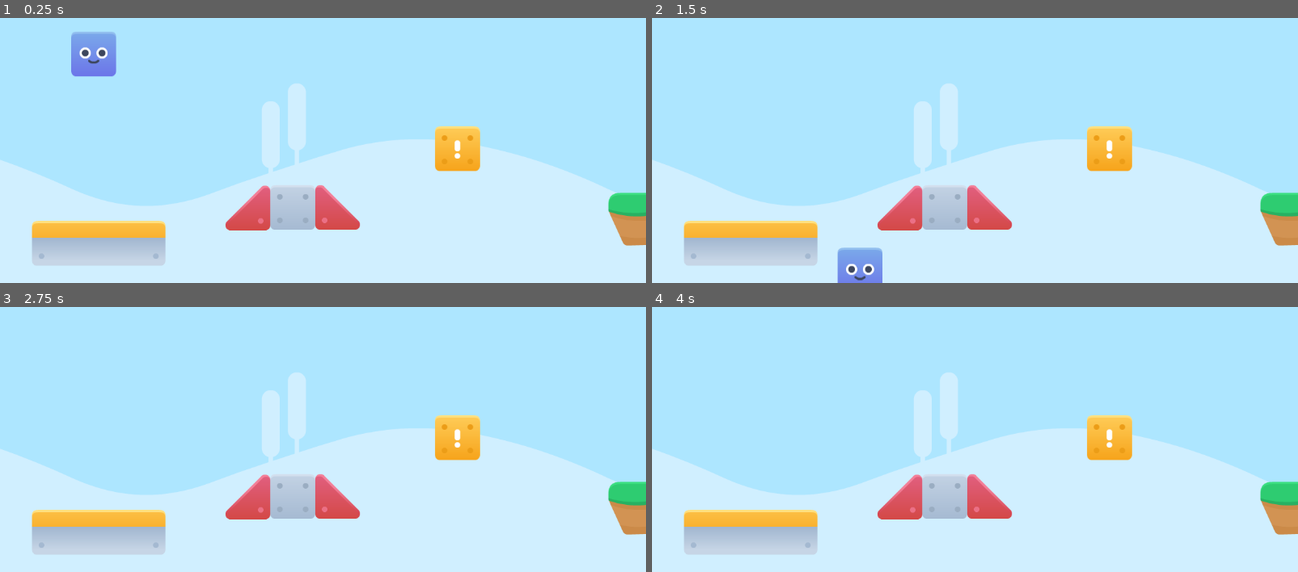
Above: before the commit, frames 1-4 (two rows, left to right).
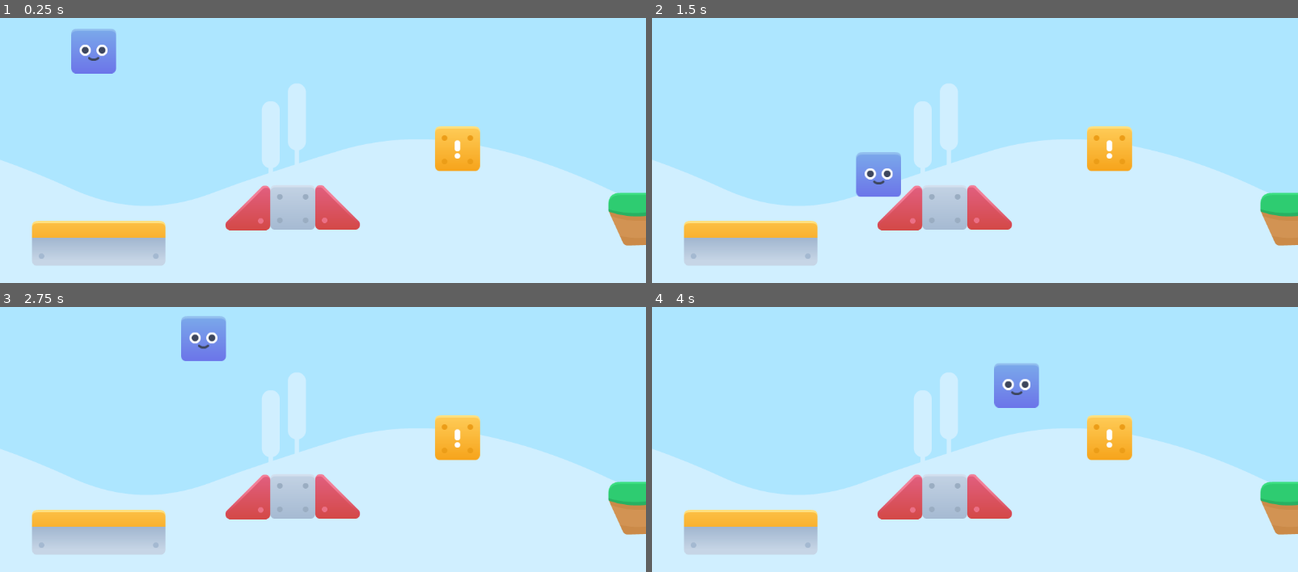
Above: after the commit, the same moments.

Repository: daribot/shapeuniverse
Game: Godot game, scene res://level1.tscn
Same seed, same stepped clock (60 frames per second), same inputs: the game is played once before the commit and once after it.
Inputs:
- Up to frame 1 (0.25 s): no input
- Up to frame 2 (1.5 s): hold Right (derecha) from 0.53 s (still down); tap A (a) at 0.6, 1.35 s; tap Up (saltar) at 0.77 s
- Up to frame 3 (2.75 s): tap Up (saltar) at 1.52 s; release Right (derecha) at 2.03 s; hold Left (izquierda) from 2.03 s (still down); tap D (d) at 2.1 s; tap A (a) at 2.3 s
- Up to frame 4 (4 s): release Left (izquierda) at 2.78 s; hold Right (derecha) from 2.78 s (still down); tap W (w) at 2.85 s; tap Up (saltar) at 3.02, 3.77 s; tap A (a) at 3.05, 3.6 s

The runs differ from the first frame. In frame 1, 0.4% of the frame differs, in the area x 11-19%, y 4-23%; in frame 2, 2.1%, in the area x 28-39%, y 50-100%; in frame 3, 1.2%; in frame 4, 1.2%.

Commit message:
Update level1.tscn

Diff:
--- a/level1.tscn
+++ b/level1.tscn
@@ -38,7 +38,7 @@
 
 [node name="Jugador" parent="." instance=ExtResource("4_v8kj3")]
 position = Vector2(167, 227)
-gravity = 350
+gravity = 200
 speed = 250
 
 [node name="Camera2D" type="Camera2D" parent="." node_paths=PackedStringArray("object_to_follow")]
